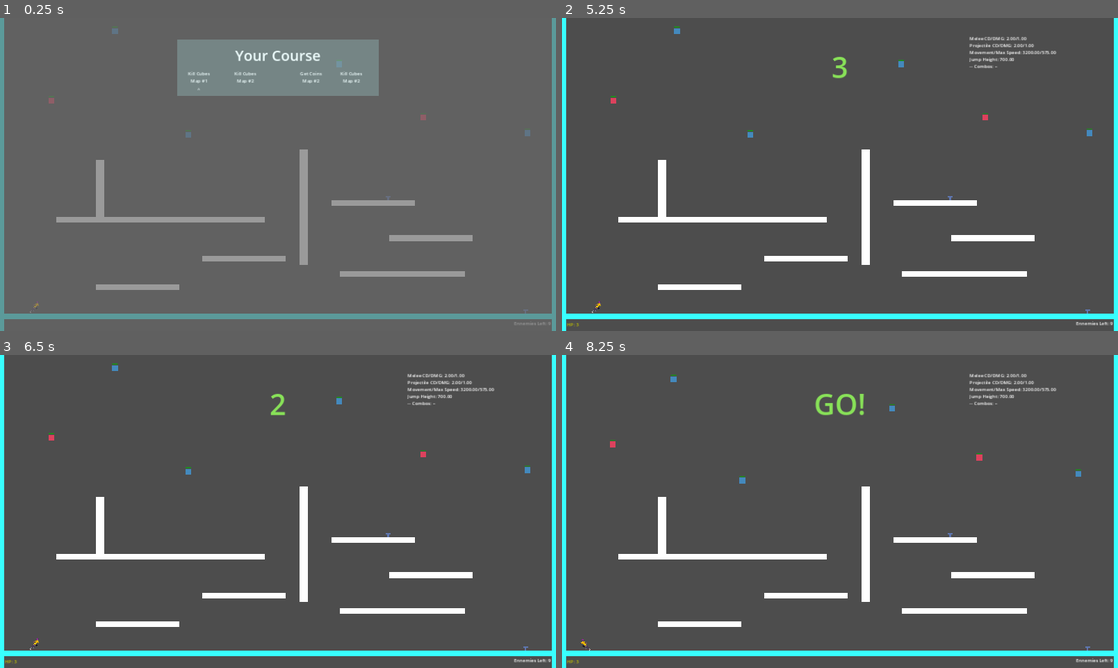
Above: before the commit, frames 1-4 (two rows, left to right).
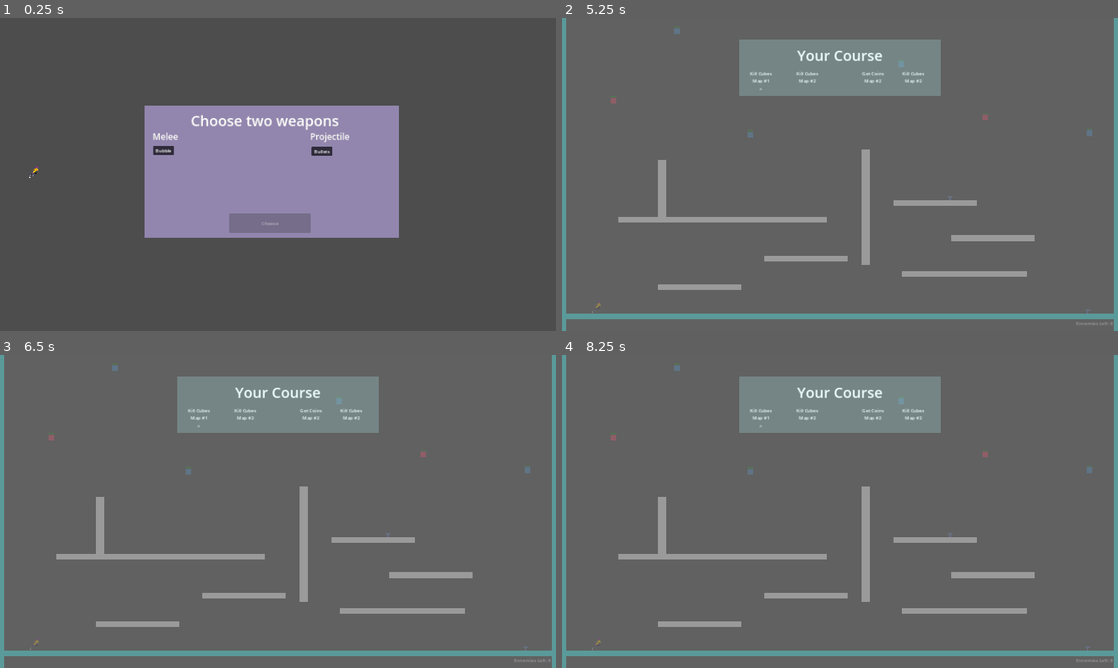
Above: after the commit, the same moments.

Repository: francoislg/broken-roguelike
Game: Godot game, scene res://Scene.tscn
Two runs of this game, one before a commit and one after it. Both use one fixed random seed, a clock stepped at 60 frames per second and the inputs below.
Inputs (mouse positions are in pixels of both pictures, inside the frame that each line leads up to):
- Up to frame 1 (0.25 s): no input
- Up to frame 2 (5.25 s): click (723, 149) at 0.5 s, where only the run after the commit has a clickable "Bubble"; click (734, 149) at 1.25 s, where only the run after the commit has a clickable "Bubble (selected)"; click (884, 152) at 2 s, where only the run after the commit has a clickable "Bullets"; click (884, 152) at 2.75 s, where only the run after the commit has a clickable "Bullets (selected)"; click (834, 224) at 3.5 s, where only the run after the commit has a clickable "Choose"; tap Enter at 4.25 s; hold Right (RIGHT) from 4.28 s (still down); tap Down (FALL) at 4.35, 5.1 s; tap Up (JUMP) at 4.52 s; tap Space at 5 s
- Up to frame 3 (6.5 s): tap Up (JUMP) at 5.27 s; tap Enter at 5.75 s; release Right (RIGHT) at 5.78 s; hold A (LEFT) from 5.78 s (still down); tap Down (FALL) at 5.85 s
- Up to frame 4 (8.25 s): tap Space at 6.5, 8 s; release A (LEFT) at 6.53 s; hold Right (RIGHT) 6.53-8.03 s; tap Down (FALL) at 6.6, 7.35, 8.1 s; tap Up (JUMP) at 6.77, 7.52 s; tap Enter at 7.25 s; hold A (LEFT) from 8.03 s (still down)

The runs differ from the first frame. In frame 1, 30% of the frame differs, in the area x 0-100%, y 0-100%; in frame 2, 13%; in frame 3, 13%; in frame 4, 13%.
Error in both runs: Invalid access of index '2' on a base object of type: 'PackedStringArray'. (res://Global/GlobalState.gd:155)

Commit message:
Add menu to choose weapons

Diff:
--- /dev/null
+++ b/Character/Weapons/WeaponMenuChoice.gd
@@ -0,0 +1,26 @@
+extends Button
+
+signal selected(type: WeaponTypes)
+
+const WeaponTypes := Weapons.WeaponTypes
+
+const labels := {
+	WeaponTypes.Bubble: 'Bubble',
+	WeaponTypes.Bullets: 'Bullets',
+}
+
+var currentType: WeaponTypes
+
+func _ready():
+	connect("toggled", func(picked):
+		if picked:
+			emit_signal("selected", currentType)
+		update_label()
+	)
+
+func set_weapon_type(type: WeaponTypes):
+	currentType = type
+	text = labels[type]
+
+func update_label():
+	text = labels[currentType] + (" (selected)" if button_pressed else "")
--- /dev/null
+++ b/Character/Weapons/WeaponMenuChoice.tscn
@@ -0,0 +1,15 @@
+[gd_scene load_steps=2 format=3 uid="uid://jn7wws42pam8"]
+
+[ext_resource type="Script" path="res://Character/Weapons/WeaponMenuChoice.gd" id="1_hbfo8"]
+
+[node name="WeaponMenuChoice" type="Button"]
+anchors_preset = 15
+anchor_right = 1.0
+anchor_bottom = 1.0
+offset_right = -1739.0
+offset_bottom = -997.0
+grow_horizontal = 2
+grow_vertical = 2
+toggle_mode = true
+text = "Weapon"
+script = ExtResource("1_hbfo8")
--- a/Character/Weapons/Weapons.gd
+++ b/Character/Weapons/Weapons.gd
@@ -3,6 +3,7 @@
 class_name Weapons
 
 enum WeaponTypes {
+	None = -1,
 	Bubble,
 	Bullets
 }
@@ -24,17 +25,19 @@
 func init_weapon_left(weaponType: WeaponTypes):
 	if leftWeapon:
 		remove_child(leftWeapon)
-	var weaponScene = allWeapons[weaponType]
-	var weapon = weaponScene.instantiate()
-	weapon.init(LeftCooldown)
-	add_child(weapon)
-	leftWeapon = weapon
+	if weaponType != WeaponTypes.None:
+		var weaponScene = allWeapons[weaponType]
+		var weapon = weaponScene.instantiate()
+		weapon.init(LeftCooldown)
+		add_child(weapon)
+		leftWeapon = weapon
 
 func init_weapon_right(weaponType: WeaponTypes):
 	if rightWeapon:
 		remove_child(rightWeapon)
-	var weaponScene = allWeapons[weaponType]
-	var weapon = weaponScene.instantiate()
-	weapon.init(RightCooldown)
-	add_child(weapon)
-	rightWeapon = weapon
+	if weaponType != WeaponTypes.None:
+		var weaponScene = allWeapons[weaponType]
+		var weapon = weaponScene.instantiate()
+		weapon.init(RightCooldown)
+		add_child(weapon)
+		rightWeapon = weapon
--- /dev/null
+++ b/Character/Weapons/WeaponsMenu.gd
@@ -0,0 +1,32 @@
+extends CanvasGroup
+
+const WeaponsTypes = Weapons.WeaponTypes
+
+signal weapons_choice(first: WeaponsTypes, second: WeaponsTypes)
+
+@onready var FirstMelee := $FirstMelee
+@onready var FirstProjectile := $FirstProjectile
+@onready var Submit := $Submit
+
+var meleeType: WeaponsTypes = WeaponsTypes.None
+var projectileType: WeaponsTypes = WeaponsTypes.None
+
+func _ready():
+	FirstMelee.set_weapon_type(WeaponsTypes.Bubble)
+	FirstProjectile.set_weapon_type(WeaponsTypes.Bullets)
+
+	FirstMelee.connect("selected", func(type):
+		meleeType = type
+		update_buttons()
+	)
+	FirstProjectile.connect("selected", func(type):
+		projectileType = type
+		update_buttons()
+	)
+	update_buttons()
+
+func update_buttons():
+	$Submit.disabled = meleeType == WeaponsTypes.None or projectileType == WeaponsTypes.None
+
+func _on_submit_pressed():
+	emit_signal("weapons_choice", meleeType, projectileType)
--- /dev/null
+++ b/Character/Weapons/WeaponsMenu.tscn
@@ -0,0 +1,69 @@
+[gd_scene load_steps=5 format=3 uid="uid://h7lnvvwa1w82"]
+
+[ext_resource type="Script" path="res://Character/Weapons/WeaponsMenu.gd" id="1_rlryj"]
+[ext_resource type="PackedScene" uid="uid://jn7wws42pam8" path="res://Character/Weapons/WeaponMenuChoice.tscn" id="2_l68ie"]
+
+[sub_resource type="ButtonGroup" id="ButtonGroup_uk57l"]
+
+[sub_resource type="ButtonGroup" id="ButtonGroup_cjm2g"]
+
+[node name="WeaponsMenu" type="CanvasGroup"]
+script = ExtResource("1_rlryj")
+
+[node name="ColorRect" type="ColorRect" parent="."]
+offset_top = -85.0
+offset_right = 877.0
+offset_bottom = 371.0
+color = Color(0.807843, 0.72549, 0.996078, 0.584314)
+
+[node name="Projectile" type="Label" parent="."]
+offset_left = 571.0
+offset_right = 753.0
+offset_bottom = 66.0
+theme_override_font_sizes/font_size = 30
+text = "Projectile"
+
+[node name="Melee" type="Label" parent="."]
+offset_left = 27.0
+offset_right = 209.0
+offset_bottom = 66.0
+theme_override_font_sizes/font_size = 30
+text = "Melee"
+
+[node name="Label" type="Label" parent="."]
+offset_left = 159.0
+offset_top = -70.0
+offset_right = 673.0
+offset_bottom = 2.0
+theme_override_font_sizes/font_size = 50
+text = "Choose two weapons"
+
+[node name="FirstMelee" parent="." instance=ExtResource("2_l68ie")]
+anchors_preset = 0
+anchor_right = 0.0
+anchor_bottom = 0.0
+offset_left = 29.0
+offset_top = 53.0
+offset_right = 101.0
+offset_bottom = 84.0
+grow_horizontal = 1
+grow_vertical = 1
+button_pressed = true
+button_group = SubResource("ButtonGroup_uk57l")
+
+[node name="FirstProjectile" parent="." instance=ExtResource("2_l68ie")]
+offset_left = 576.0
+offset_top = 56.0
+offset_right = 648.0
+offset_bottom = 87.0
+button_pressed = true
+button_group = SubResource("ButtonGroup_cjm2g")
+
+[node name="Submit" type="Button" parent="."]
+offset_left = 291.0
+offset_top = 287.0
+offset_right = 573.0
+offset_bottom = 353.0
+text = "Choose"
+
+[connection signal="pressed" from="Submit" to="." method="_on_submit_pressed"]
--- a/Scene.tscn
+++ b/Scene.tscn
@@ -1,8 +1,9 @@
-[gd_scene load_steps=14 format=3 uid="uid://6uiqgf5rqvoe"]
+[gd_scene load_steps=15 format=3 uid="uid://6uiqgf5rqvoe"]
 
 [ext_resource type="Script" path="res://Debuging/DebugGameVariables.gd" id="1_5hb26"]
 [ext_resource type="PackedScene" uid="uid://c74ialgxy2ab7" path="res://Character/Player.tscn" id="2_aembg"]
 [ext_resource type="Script" path="res://Character/BindCameraToStageBounds.gd" id="3_0an0f"]
+[ext_resource type="PackedScene" uid="uid://h7lnvvwa1w82" path="res://Character/Weapons/WeaponsMenu.tscn" id="4_kiffq"]
 [ext_resource type="Script" path="res://Scenes/StagesManager.gd" id="5_kj1ve"]
 [ext_resource type="PackedScene" uid="uid://o58dvho4eff1" path="res://UI/Course.tscn" id="6_5onm0"]
 [ext_resource type="Script" path="res://UI/Countdown.gd" id="6_hmbah"]
@@ -42,6 +43,17 @@
 process_mode = 3
 layer = 2
 
+[node name="SetupUI" type="Control" parent="UI Stuff"]
+unique_name_in_owner = true
+process_mode = 2
+layout_mode = 3
+anchors_preset = 0
+offset_right = 40.0
+offset_bottom = 40.0
+
+[node name="WeaponsMenu" parent="UI Stuff/SetupUI" instance=ExtResource("4_kiffq")]
+position = Vector2(500, 388)
+
 [node name="CourseUI" type="Control" parent="UI Stuff"]
 unique_name_in_owner = true
 layout_mode = 3
--- a/Scenes/StagesManager.gd
+++ b/Scenes/StagesManager.gd
@@ -11,6 +11,8 @@
 @onready var Stage := $"../"
 @onready var Character := %Character
 @onready var CharacterWeapons: Weapons = %"Character/Weapons"
+@onready var SetupUI := %SetupUI
+@onready var WeaponsMenu := %"SetupUI/WeaponsMenu"
 @onready var CourseUI := %CourseUI
 @onready var StageUI := %StageUI
 @onready var ComboMenu := %ComboMenu
@@ -36,9 +38,14 @@
 		tree.paused = false
 		isInGame = true
 	)
+	WeaponsMenu.connect("weapons_choice", func(_first, _second):
+		CharacterWeapons.init_weapon_left(_first)
+		CharacterWeapons.init_weapon_right(_second)
+		prepare_next_stage()
+		start_stage_countdown()
+	)
 	reset_course()
-	prepare_next_stage()
-	start_stage_countdown()
+	prepare_setup()
 
 func create_random_config():
 	var stageIndex = randi_range(0, stages.size() - 1)
@@ -66,7 +73,15 @@
 	course = courseConfig
 	emit_signal('new_course', courseConfig)
 
+func prepare_setup():
+	SetupUI.visible = true
+	StageUI.visible = false
+	CourseUI.visible = false
+	var tree = get_tree()
+	tree.paused = true
+
 func prepare_next_stage():
+	SetupUI.visible = false
 	StageUI.visible = false
 	CourseUI.visible = true
 
@@ -74,8 +89,6 @@
 	currentStage = stageInstances[currentStageIndex]
 	currentStage.connect("ready", func():
 		Character.reset()
-		CharacterWeapons.init_weapon_left(Weapons.WeaponTypes.Bullets)
-		CharacterWeapons.init_weapon_right(Weapons.WeaponTypes.Bubble)
 		currentStage.prepare_specific_stage(config)
 		emit_signal("new_current_stage_index", currentStageIndex)
 		emit_signal("new_stage", currentStage)
